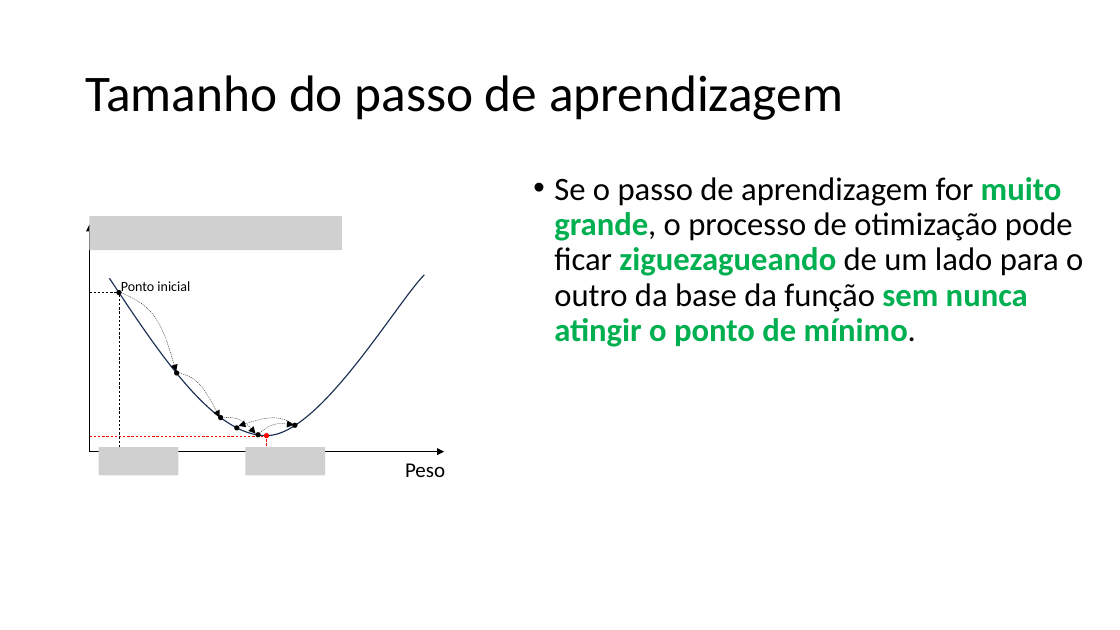
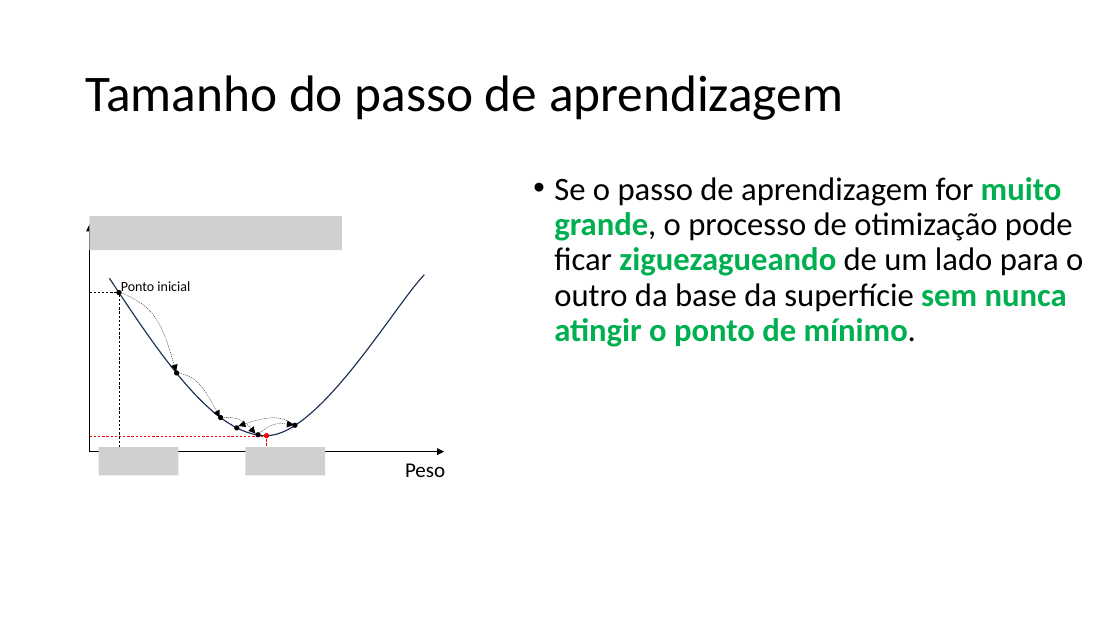
Before and after one commit to zz4fap/c24_inteligencia_artificial, a slide deck: slide 47 of slides/C24_Regressão.pptx. Drawn at 1120x630 pixels with LibreOffice and Linux fonts; fonts in the diff are those of the drawing; grey boxes stand for pictures. Boxes give left, top, right and bottom in pixels: in the first picture for what was removed or moved away, otherwise in the second. Text is boxed around its words. In the diff, an @@ line names an element or a change of style, - is before the commit and + after.

```diff
--- a/slides/C24_Regressão.pptx
+++ b/slides/C24_Regressão.pptx
@@ text at bbox=[554, 177, 1083, 347]: text changed @@
-• Se o passo de aprendizagem for muito grande, o processo de otimização pode ficar ziguezagueando de um lado para o outro da base da função sem nunca atingir o ponto de mínimo.
+• Se o passo de aprendizagem for muito grande, o processo de otimização pode ficar ziguezagueando de um lado para o outro da base da superfície sem nunca atingir o ponto de mínimo.
```
Also in this commit, not shown: 5 other slides changed.
